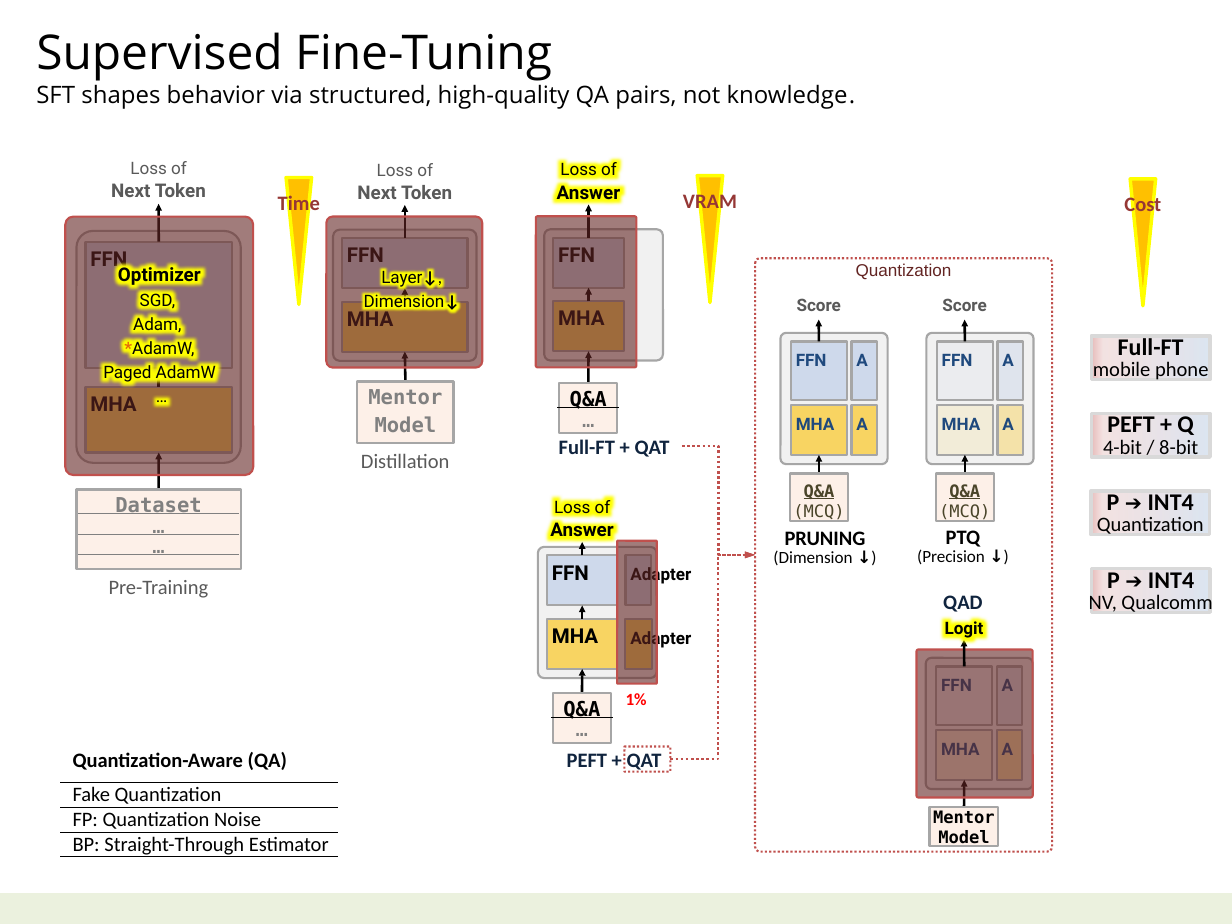
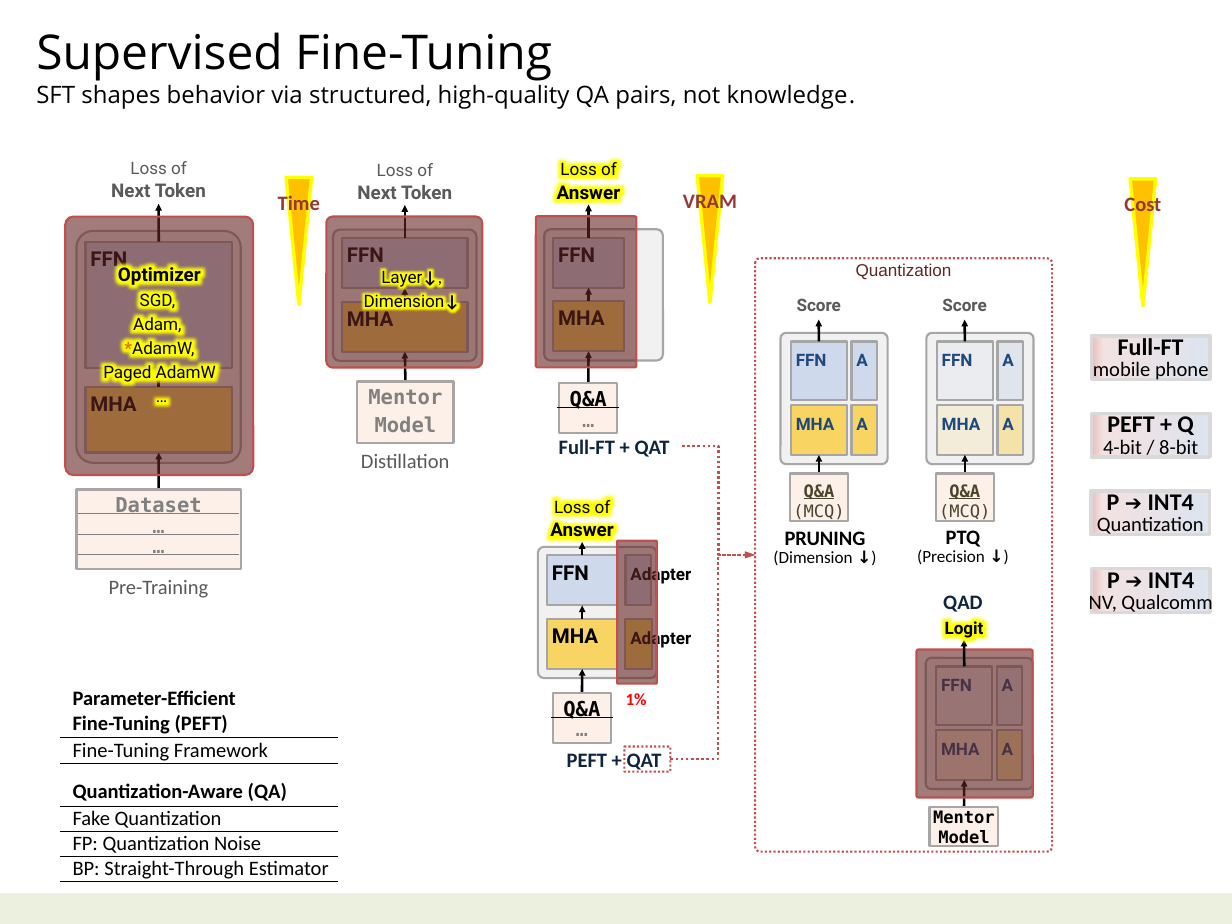
Before and after one commit to navibator/crazy-ai, a slide deck: slide 33 of ai-gemma.pptx. Drawn at 1232x924 pixels with LibreOffice and Linux fonts; fonts in the diff are those of the drawing. Boxes give left, top, right and bottom in pixels: in the first picture for what was removed or moved away, otherwise in the second. Text is boxed around its words. In the diff, an @@ line names an element or a change of style, - is before the commit and + after.

```diff
--- a/ai-gemma.pptx
+++ b/ai-gemma.pptx
@@ table added at (x1=60, y1=685, x2=338, y2=765), 2 rows, 1 columns @@
+Parameter-Efficient / Fine-Tuning (PEFT)
+Fine-Tuning Framework
@@ table resized from (x1=60, y1=739, x2=338, y2=861) to (x1=60, y1=777, x2=338, y2=883) @@
```
Also in this commit, not shown: 3 other slides changed, 1 slide added, 2 other files.
